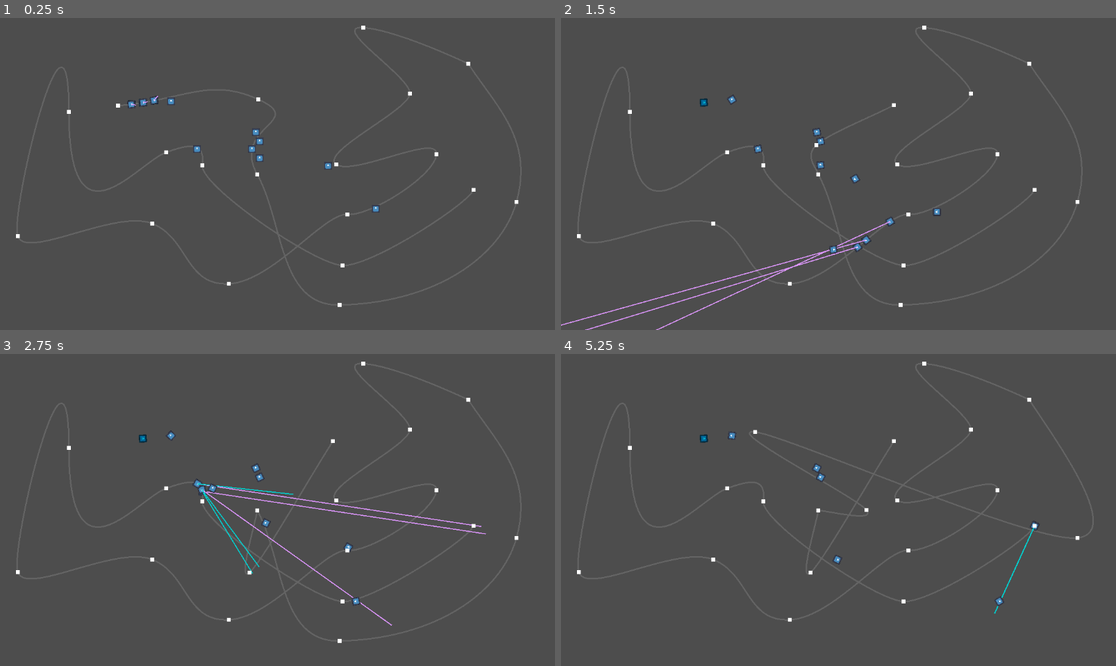
Above: before the commit, frames 1-4 (two rows, left to right).
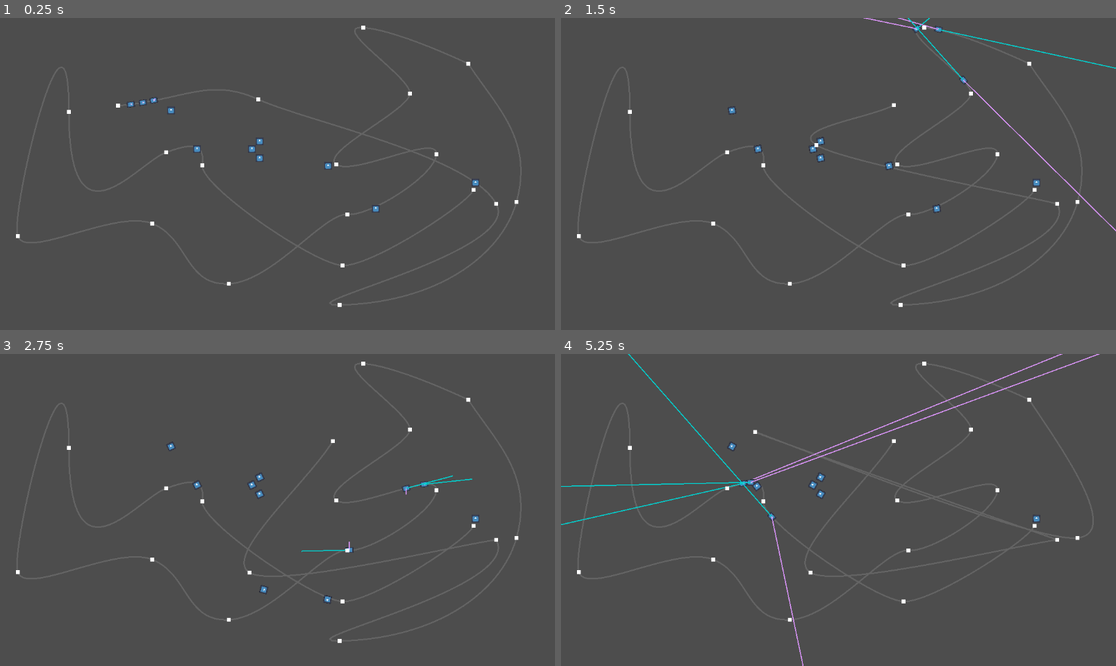
Above: after the commit, the same moments.

Repository: DeniZka/railway-path
Game: Godot game, scene res://main.tscn
Two runs of this game, one before a commit and one after it. Both use one fixed random seed, a clock stepped at 60 frames per second and the inputs below. The engine's default icon, where the game draws it, is replaced by a stand-in: a white triangle on a blue panel in a dark square.
Inputs (mouse positions are in pixels of both pictures, inside the frame that each line leads up to):
- Up to frame 1 (0.25 s): no input
- Up to frame 2 (1.5 s): drag from (677, 105) to (894, 105) at 0.52 s; drag from (821, 99) to (810, 236) at 1.27 s
- Up to frame 3 (2.75 s): move the mouse to (255, 510) at 2.02 s; hold W from 2.03 s (still down); click (255, 510) at 2.17 s
- Up to frame 4 (5.25 s): release W at 2.75 s; drag from (816, 510) to (672, 463) at 2.77 s; drag from (672, 463) to (866, 510) at 3.52 s; drag from (899, 641) to (755, 432) at 4.27 s; move the mouse to (1077, 538) at 5.02 s; hold S from 5.03 s (still down); click (1077, 538) at 5.17 s

The runs differ from the first frame. In frame 1, 0.2% of the frame differs, in the area x 22-90%, y 24-61%; in frame 2, 1.5%, in the area x 0-100%, y 0-100%; in frame 3, 1.3%; in frame 4, 1.5%.

Commit message:
drag force implemented

Diff:
--- a/RigidBody2D.gd
+++ b/RigidBody2D.gd
@@ -3,8 +3,13 @@
 signal dist_ready(dist: float)
 
 var follow : PathFollow2D = null
-var active : bool = false
+var active : bool = false #uses engine
 var dist : float = 0.0
+var loco : bool = false #can push/pull the train
+var force : Vector2 = Vector2(100, 0)
+const DRAG_FORCE_SPEED = 30 #velocity where drag is on
+const DRAG_FLATNESS = 0.5   #1/X more STRONG ; 1- diagonal ; >1 more flat
+
 
 func set_follow(new_follow: PathFollow2D):
 	follow = new_follow
@@ -13,6 +18,15 @@
 func connect_car(car: String):
 	$Joint.node_b = NodePath("../../" + car)
 
+func is_loco():
+	return loco
+
+func is_active():
+	return active
+
+func drag_from_vel(vel: float):
+	#flat f(x) = - x/DRAG_FLATNESS + DRAG_FORCE/DRAG_FLATNESS
+	return Vector2(- vel / DRAG_FLATNESS + DRAG_FORCE_SPEED/DRAG_FLATNESS, 0)
 
 var prev_pos : Vector2 = Vector2.ZERO
 func _integrate_forces(state):
@@ -21,9 +35,11 @@
 	var dir = 1
 	#if abs(state.get_constant_force().angle() - follow.rotation) > PI/2:
 		#dir = -1
-	var must_move_dist = state.linear_velocity.length() * state.step * dir
+	var vel = state.linear_velocity.length()
+	print(name, " ", vel)
+	var must_move_dist = vel * state.step * dir
 	var follow_position = follow.position
-	print(name, " ", must_move_dist)
+	#print(name, " ", must_move_dist)
 	follow.progress += must_move_dist
 	#change linear_velocity
 	var target_dist = (follow.position - follow_position) #FIXME: USE position instead follow_position rice error
@@ -32,23 +48,34 @@
 	prev_pos = position
 	state.linear_velocity = target_dist / state.step
 	$Line2D.points[1] = linear_velocity.rotated(-follow.rotation)
-	$Line2D2.points[1] = state.get_constant_force().rotated(-follow.rotation)
+
 	#FIXME: small fix for position displacing
 	if abs(position.x - follow.position.x) > 1.0:
 		position.x = follow.position.x
 	if abs(position.y - follow.position.y) > 1.0:
 		position.y = follow.position.y
+
+	#TODO: calculate correct angular velocity!
 	rotation = follow.rotation
 	#var orig : Vector2 = state.transform.get_origin()
 
 
 	#apply new force to an active car
+	var tot_force : Vector2 = Vector2.ZERO
+	if vel > DRAG_FORCE_SPEED:
+		tot_force += drag_from_vel(vel)
+
 	if active or not active:
 		if Input.is_key_label_pressed(KEY_W):
-			state.set_constant_force(Vector2(200,0).rotated(follow.rotation))
+			tot_force += force
+			state.apply_central_force(tot_force.rotated(follow.rotation))
 		elif Input.is_key_label_pressed(KEY_S):
-			state.set_constant_force(Vector2(200,0).rotated(PI + follow.rotation))
+			tot_force += force
+			state.apply_central_force(tot_force.rotated(PI + follow.rotation))
 		else:
-			state.set_constant_force(Vector2.ZERO)
-
+			state.apply_central_force(tot_force)
+	else:
+		#was set_constant_force
+		state.apply_central_force(tot_force)
+	$Line2D2.points[1] = tot_force
 	pass
--- a/car.tscn
+++ b/car.tscn
@@ -1,13 +1,15 @@
-[gd_scene load_steps=4 format=3 uid="uid://d4em25qe6joub"]
+[gd_scene load_steps=5 format=3 uid="uid://d4em25qe6joub"]
 
 [ext_resource type="Script" path="res://RigidBody2D.gd" id="1_0ipld"]
 [ext_resource type="Texture2D" uid="uid://dghdo7pwjry8l" path="res://icon.svg" id="2_521kt"]
 
 [sub_resource type="RectangleShape2D" id="RectangleShape2D_w6ryj"]
-size = Vector2(14, 16)
+size = Vector2(20, 12)
+
+[sub_resource type="CircleShape2D" id="CircleShape2D_e2v04"]
+radius = 4.0
 
 [node name="Car" type="RigidBody2D"]
-mass = 2.22
 can_sleep = false
 lock_rotation = true
 script = ExtResource("1_0ipld")
@@ -16,8 +18,9 @@
 shape = SubResource("RectangleShape2D_w6ryj")
 
 [node name="Icon" type="Sprite2D" parent="."]
+position = Vector2(0.0393739, 0.0393707)
 rotation = 1.5708
-scale = Vector2(0.126422, 0.126422)
+scale = Vector2(0.095047, 0.130728)
 texture = ExtResource("2_521kt")
 
 [node name="Line2D" type="Line2D" parent="."]
@@ -33,4 +36,18 @@
 [node name="Joint" type="PinJoint2D" parent="."]
 position = Vector2(-12, 0)
 node_a = NodePath("..")
-softness = 2.38
+softness = 13.97
+
+[node name="FrontSensor" type="Area2D" parent="."]
+position = Vector2(8, 0)
+
+[node name="CollisionShape2D" type="CollisionShape2D" parent="FrontSensor"]
+position = Vector2(2, 0)
+shape = SubResource("CircleShape2D_e2v04")
+
+[node name="BackSensor" type="Area2D" parent="."]
+position = Vector2(-8, 0)
+
+[node name="CollisionShape2D" type="CollisionShape2D" parent="BackSensor"]
+position = Vector2(-2, 0)
+shape = SubResource("CircleShape2D_e2v04")
--- a/main.tscn
+++ b/main.tscn
@@ -8,7 +8,7 @@
 
 [sub_resource type="Curve2D" id="Curve2D_mpf2r"]
 _data = {
-"points": PackedVector2Array(-102.872, 8.57942, 137.493, -11 …(63 unchanged characters)… , -55.4365, -100.794, 55.4365, 100.794, 534, 325, -126.192, 2.84732, 204.246, -4.60847,  …(694 unchanged characters)…
+"points": PackedVector2Array(-102.872, 8.57942, 137.493, -11 …(63 unchanged characters)… , -55.4365, -100.794, 55.4365, 100.794, 1030, 386, -126.192, 2.84732, 204.246, -4.60847,  …(694 unchanged characters)…
 }
 point_count = 19
 
@@ -34,6 +34,7 @@
 loop = false
 
 [node name="Icon2" type="Sprite2D" parent="Path2D/TrainPath"]
+visible = false
 modulate = Color(0, 0.74902, 0.815686, 1)
 rotation = 1.654
 scale = Vector2(0.126422, 0.126422)
@@ -47,6 +48,7 @@
 loop = false
 
 [node name="Icon2" type="Sprite2D" parent="Path2D/CarPath"]
+visible = false
 modulate = Color(0, 0.74902, 0.815686, 1)
 rotation = 1.654
 scale = Vector2(0.126422, 0.126422)
@@ -60,6 +62,7 @@
 loop = false
 
 [node name="Icon2" type="Sprite2D" parent="Path2D/CarPath2"]
+visible = false
 modulate = Color(0, 0.74902, 0.815686, 1)
 rotation = 1.654
 scale = Vector2(0.126422, 0.126422)
@@ -73,6 +76,7 @@
 loop = false
 
 [node name="Icon2" type="Sprite2D" parent="Path2D/CarPath3"]
+visible = false
 modulate = Color(0, 0.74902, 0.815686, 1)
 rotation = 1.654
 scale = Vector2(0.126422, 0.126422)
@@ -94,10 +98,11 @@
 [node name="Boxes" type="Node2D" parent="."]
 
 [node name="Box" parent="Boxes" instance=ExtResource("4_66pgm")]
-position = Vector2(355, 173)
+position = Vector2(355, 192)
 
 [node name="Box2" parent="Boxes" instance=ExtResource("4_66pgm")]
-position = Vector2(531, 237)
+position = Vector2(987, 342)
+mass = 326.75
 
 [node name="Box3" parent="Boxes" instance=ExtResource("4_66pgm")]
 position = Vector2(539, 256)
